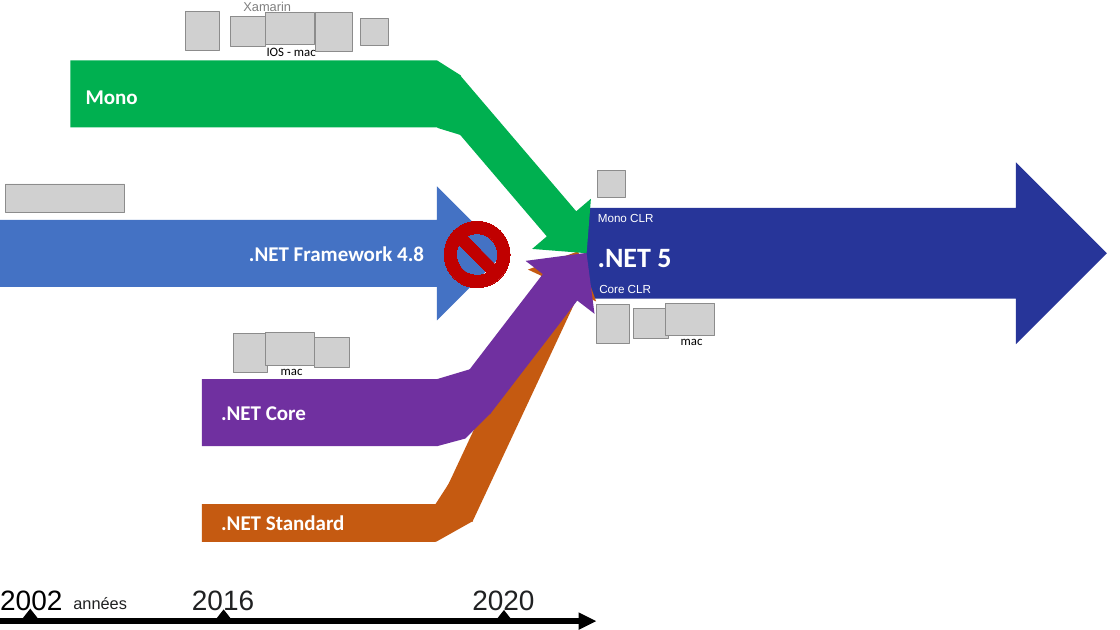
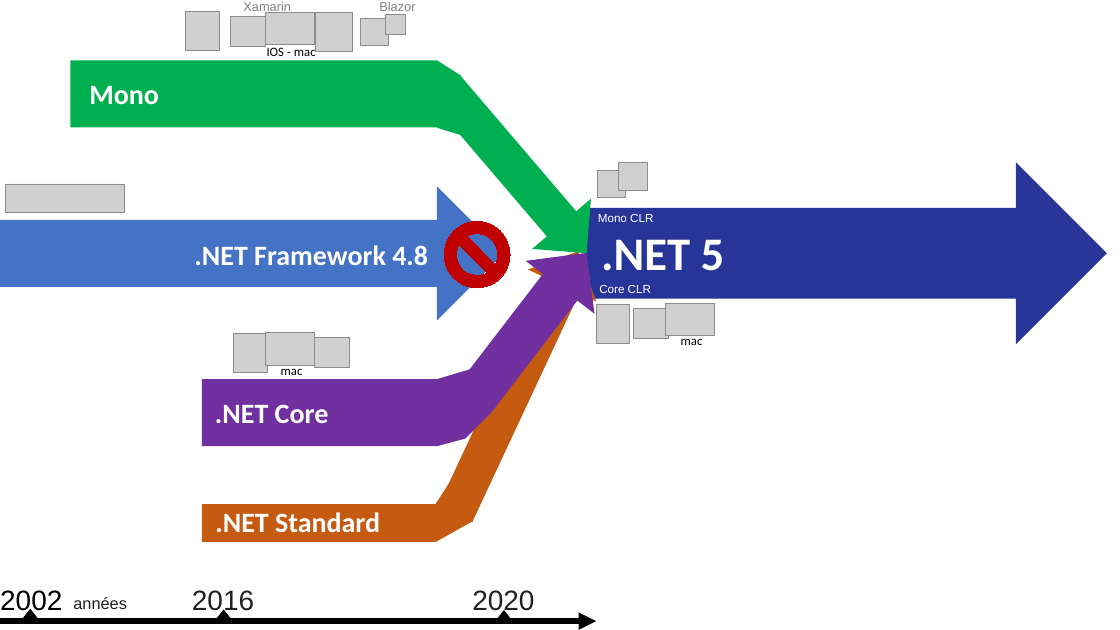
Before and after one commit to guillaume-chervet/course.dotnet, a slide deck: slide 9 of documentations/Dotnet vs dotnet core.pptx. Drawn at 1120x630 pixels with LibreOffice and Linux fonts; fonts in the diff are those of the drawing; grey boxes stand for pictures. Boxes give left, top, right and bottom in pixels: in the first picture for what was removed or moved away, otherwise in the second. Text is boxed around its words. In the diff, an @@ line names an element or a change of style, - is before the commit and + after.

```diff
--- a/documentations/Dotnet vs dotnet core.pptx
+++ b/documentations/Dotnet vs dotnet core.pptx
@@ text added at bbox=[379, 2, 415, 11], 11 pt, text #808080 @@
+Blazor
@@ picture added at bbox=[385, 15, 405, 35] @@
@@ picture added at bbox=[618, 162, 647, 191] @@
@@ text ".NET Framework 4.8": place and size @@
-text ".NET Framework 4.8" at bbox=[249, 246, 424, 261]
+text ".NET Framework 4.8" at bbox=[194, 245, 428, 265]
@@ text ".NET 5": place and size @@
-text ".NET 5" at bbox=[598, 249, 671, 267]
+text ".NET 5" at bbox=[601, 239, 725, 271]
@@ text ".NET 5" at bbox=[601, 239, 725, 271]: size 24 to 40 pt @@
@@ size 18 to 24 pt in 4 elements at bbox=[194, 245, 428, 265], bbox=[215, 404, 329, 423], bbox=[89, 86, 159, 105], bbox=[215, 512, 380, 533] @@
```
Also in this commit, not shown: 11 other slides changed, 3 other files.
